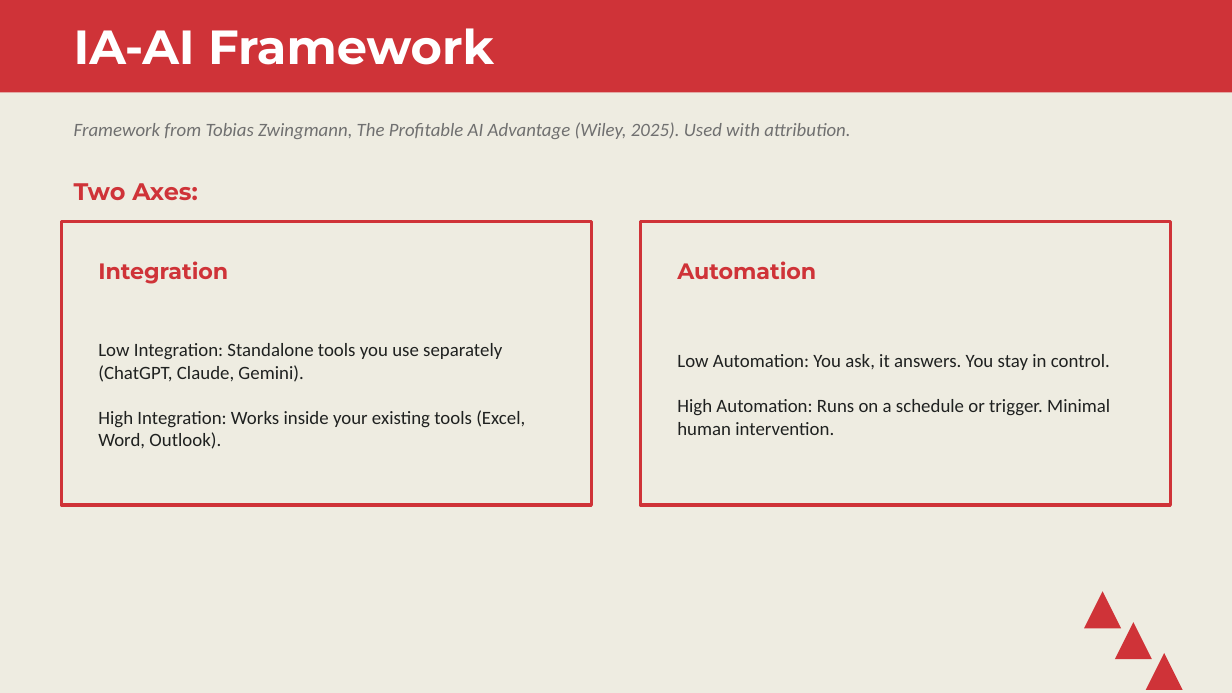
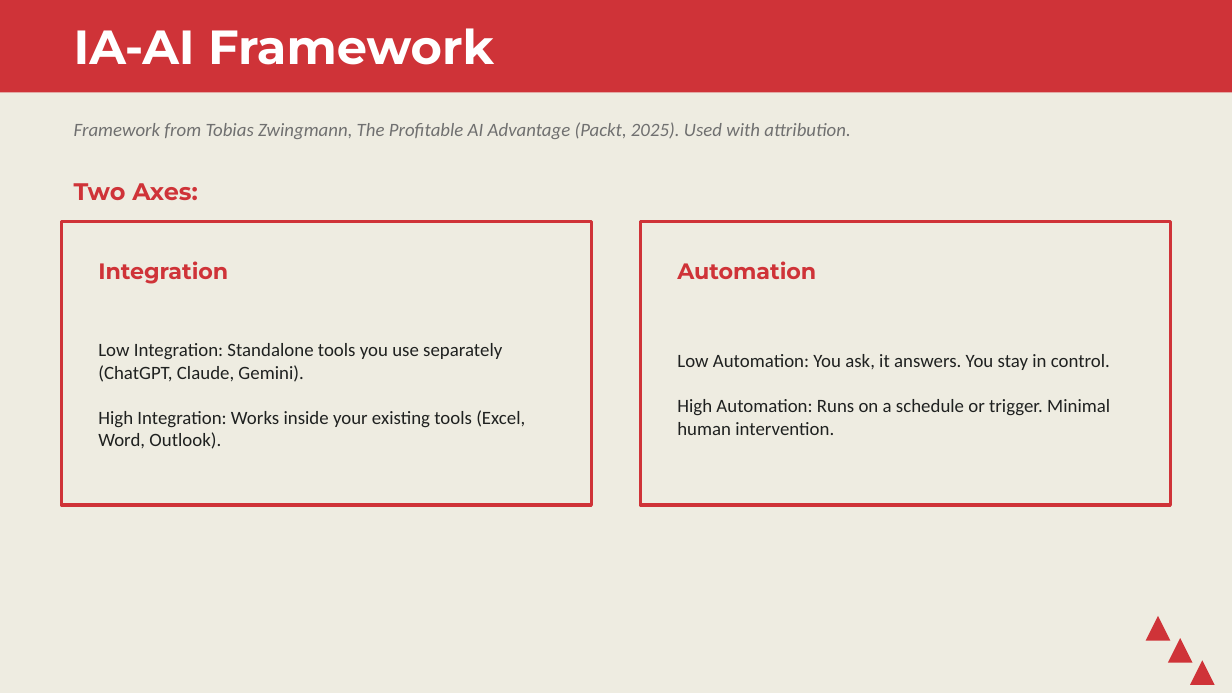
Before and after one commit to stringfestdata/map-excel-workflows-to-ai, a slide deck: slide 14 of workshop-slides.pptx. Drawn at 1232x693 pixels with LibreOffice and Linux fonts; fonts in the diff are those of the drawing. Boxes give left, top, right and bottom in pixels: in the first picture for what was removed or moved away, otherwise in the second. Text is boxed around its words. In the diff, an @@ line names an element or a change of style, - is before the commit and + after.

```diff
--- a/workshop-slides.pptx
+++ b/workshop-slides.pptx
@@ text at bbox=[74, 122, 850, 139]: text changed @@
-Framework from Tobias Zwingmann, The Profitable AI Advantage (Wiley, 2025). Used with attribution.
+Framework from Tobias Zwingmann, The Profitable AI Advantage (Packt, 2025). Used with attribution.
@@ triangle: place and size @@
-triangle at bbox=[1084, 591, 1121, 628]
+triangle at bbox=[1146, 616, 1170, 641]
@@ triangle: place and size @@
-triangle at bbox=[1115, 622, 1152, 659]
+triangle at bbox=[1168, 638, 1193, 663]
@@ triangle: place and size @@
-triangle at bbox=[1146, 653, 1183, 690]
+triangle at bbox=[1190, 660, 1215, 685]
```
Also in this commit, not shown: 20 other slides changed, 2 slides added, 1 slide removed, 6 other files.
